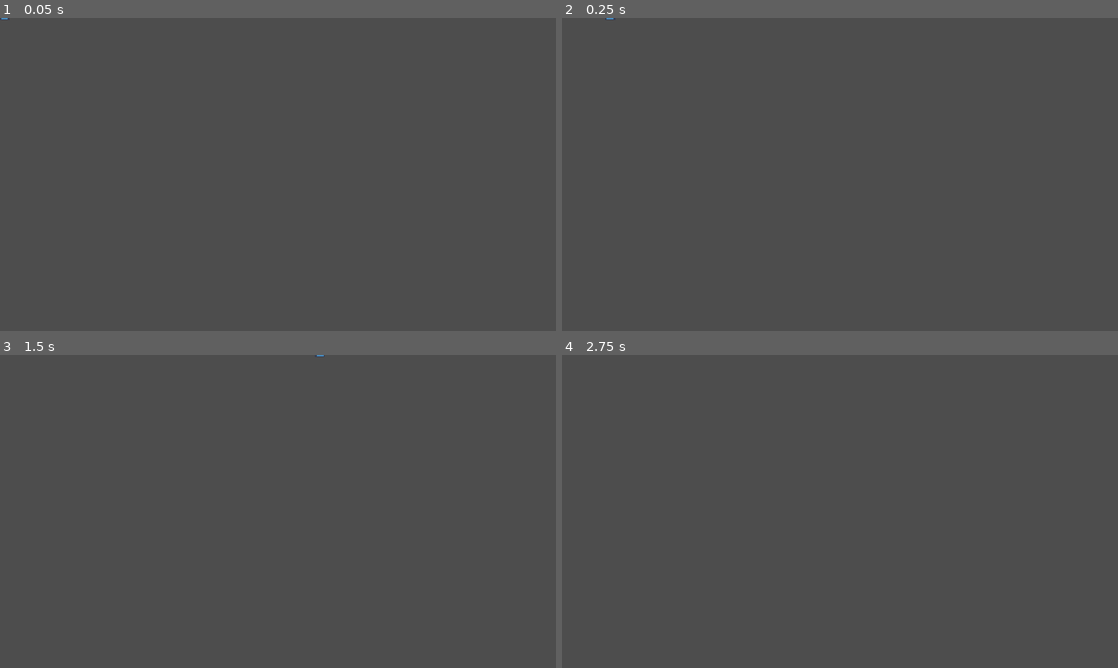
Above: before the commit, frames 1-4 (two rows, left to right).
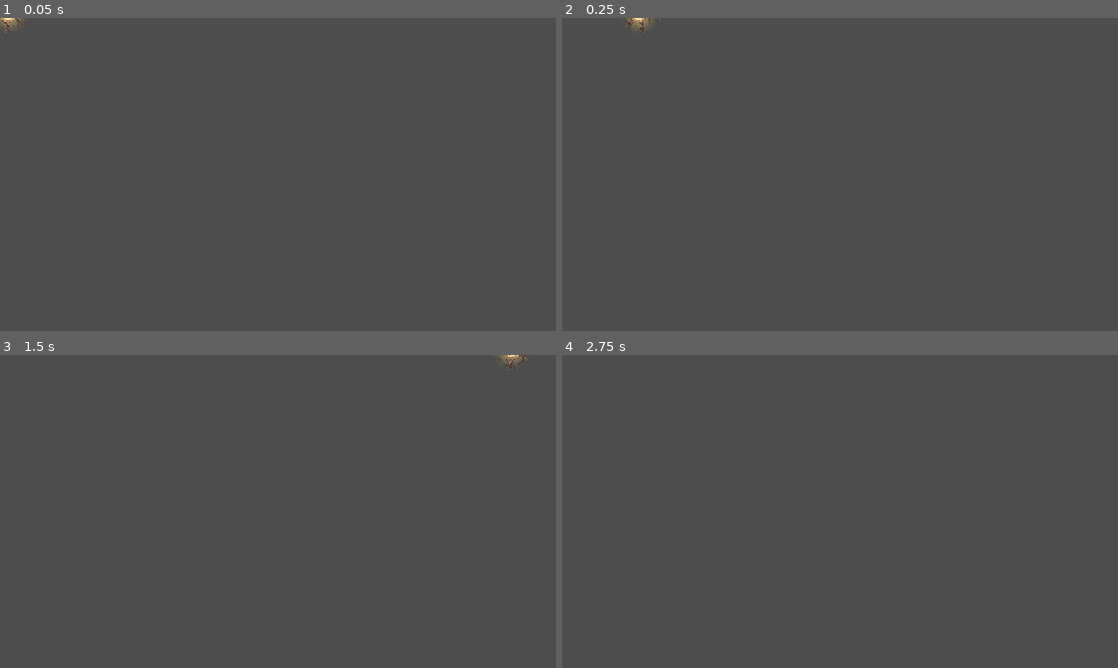
Above: after the commit, the same moments.

Repository: ChromalescenceLabs/Dear-Ana-Mosyne
Game: Godot game, scene res://Scenes/bullet.tscn
The game is run twice, just before and just after one commit, with the same random seed, the same clock (stepped at 60 frames per second) and the same inputs. The project has no main scene, so this scene is started directly. The engine's default icon, where the game draws it, is replaced by a stand-in: a white triangle on a blue panel in a dark square.
Inputs (mouse positions are in pixels of both pictures, inside the frame that each line leads up to):
- Up to frame 1 (0.05 s): no input
- Up to frame 2 (0.25 s): no input
- Up to frame 3 (1.5 s): tap Enter at 0.5 s; move the mouse to (400, 495) at 0.52 s; press the mouse at (400, 495) at 0.53 s; hold Right 0.53-1.28 s; move the mouse to (166, 527) at 1.27 s; release the mouse at (166, 527) at 1.28 s; hold Down from 1.28 s (still down); tap E (Shoot) at 1.35 s
- Up to frame 4 (2.75 s): tap Space at 2 s; move the mouse to (895, 442) at 2.02 s; release Down at 2.03 s; hold Right from 2.03 s (still down); tap Alt at 2.1 s

The runs differ from the first frame. In frame 1, 0.1% of the frame differs, in the area x 0-4%, y 0-5%; in frame 2, 0.1%, in the area x 8-18%, y 0-6%; in frame 3, 0.1%; in frame 4, nothing differs.

Commit message:
feat: update textures

Diff:
--- a/Scenes/bullet.tscn
+++ b/Scenes/bullet.tscn
@@ -1,18 +1,20 @@
 [gd_scene format=3 uid="uid://tgcfiha2l6xl"]
 
 [ext_resource type="Script" uid="uid://b8y8ve48shwes" path="res://Scripts/bullet.gd" id="1_oduel"]
-[ext_resource type="Texture2D" uid="uid://ba8hjq7woqo2e" path="res://icon.svg" id="1_xjght"]
+[ext_resource type="Texture2D" uid="uid://dnrvwi73o72eo" path="res://Assets/Bullets.png" id="2_oduel"]
 
 [sub_resource type="CircleShape2D" id="CircleShape2D_cuu35"]
-radius = 15.132746
+radius = 31.144823
 
 [node name="bullet" type="CharacterBody2D" unique_id=1613945016]
 script = ExtResource("1_oduel")
+speed = 800.0
 
 [node name="Texture" type="Sprite2D" parent="." unique_id=772993907]
+position = Vector2(5, 4)
 rotation = -1.5707964
-scale = Vector2(0.1875, 0.1875)
-texture = ExtResource("1_xjght")
+scale = Vector2(0.128, 0.128)
+texture = ExtResource("2_oduel")
 
 [node name="CollisionShape2D" type="CollisionShape2D" parent="." unique_id=1916659004]
 shape = SubResource("CircleShape2D_cuu35")
--- a/Scenes/cannon.tscn
+++ b/Scenes/cannon.tscn
@@ -9,11 +9,12 @@
 
 [node name="Texture" type="Sprite2D" parent="." unique_id=596690875]
 rotation = 1.5707964
-scale = Vector2(1, 0.97)
+scale = Vector2(0.2, 0.195)
 texture = ExtResource("1_qayxd")
 
 [node name="CannonRaycast" parent="Texture" unique_id=1416354037 instance=ExtResource("2_qlvt6")]
 rotation = -1.5707964
+scale = Vector2(4.74, 4.74)
 collide_with_areas = true
 color = Color(1, 1, 1, 1)
 
--- a/Scenes/memory_collection_scene.tscn
+++ b/Scenes/memory_collection_scene.tscn
@@ -1,23 +1,11 @@
 [gd_scene format=3 uid="uid://do2byq3wg0a3x"]
 
 [ext_resource type="PackedScene" uid="uid://bv4mpfhwatygv" path="res://Scenes/cannon.tscn" id="1_gxdbn"]
+[ext_resource type="Texture2D" uid="uid://cb7fehrp4pkkx" path="res://Assets/BG.png" id="1_i501o"]
 [ext_resource type="Texture2D" uid="uid://bfqvisf28sgrr" path="res://Assets/progress-bar-frame.png" id="2_8x4jn"]
 [ext_resource type="Texture2D" uid="uid://cpiu8tgtnfsbq" path="res://Assets/progress-bar-circle.png" id="3_bva5q"]
 [ext_resource type="Script" uid="uid://7shhtcctloi7" path="res://Scripts/cannoncooldown_progress_bar.gd" id="4_bva5q"]
-
-[sub_resource type="Gradient" id="Gradient_xk8ji"]
-offsets = PackedFloat32Array(0)
-colors = PackedColorArray(0.7766483, 0.5289505, 0.7977031, 1)
-
-[sub_resource type="GradientTexture2D" id="GradientTexture2D_cuu35"]
-gradient = SubResource("Gradient_xk8ji")
-
-[sub_resource type="Gradient" id="Gradient_gxdbn"]
-offsets = PackedFloat32Array(0)
-colors = PackedColorArray(0.27129278, 0.70733774, 0.82789123, 1)
-
-[sub_resource type="GradientTexture2D" id="GradientTexture2D_raa7b"]
-gradient = SubResource("Gradient_gxdbn")
+[ext_resource type="Texture2D" uid="uid://b5dcyg1elc3m5" path="res://Assets/Border.png" id="6_4rd3t"]
 
 [sub_resource type="Animation" id="Animation_8x4jn"]
 length = 0.001
@@ -56,26 +44,17 @@
 }
 
 [sub_resource type="RectangleShape2D" id="RectangleShape2D_cuu35"]
-size = Vector2(31, 741)
+size = Vector2(37, 741)
 
 [sub_resource type="RectangleShape2D" id="RectangleShape2D_raa7b"]
-size = Vector2(667, 20)
+size = Vector2(667, 55)
 
 [node name="MemoryCollectionScene" type="Node2D" unique_id=1048546398]
 
-[node name="CannonZoneBG" type="TextureRect" parent="." unique_id=1738843378]
-offset_left = -21.0
-offset_top = -20.0
-offset_right = 663.0
-offset_bottom = 736.0
-texture = SubResource("GradientTexture2D_cuu35")
-
-[node name="MemoryZoneBG" type="TextureRect" parent="." unique_id=694197796]
-offset_left = 660.0
-offset_top = -20.0
-offset_right = 1303.0
-offset_bottom = 736.0
-texture = SubResource("GradientTexture2D_raa7b")
+[node name="TextureRect" type="TextureRect" parent="." unique_id=1421903101]
+offset_right = 1280.0
+offset_bottom = 720.0
+texture = ExtResource("1_i501o")
 
 [node name="Cannon" parent="." unique_id=768458813 instance=ExtResource("1_gxdbn")]
 position = Vector2(328, 370)
@@ -103,19 +82,23 @@
 gravity_scale = 0.0
 
 [node name="CollisionShape2D" type="CollisionShape2D" parent="Boundaries/RigidBody2D" unique_id=1861125659]
-position = Vector2(5.5, 360.5)
+position = Vector2(8.5, 360.5)
 shape = SubResource("RectangleShape2D_cuu35")
 
 [node name="RigidBody2D2" type="RigidBody2D" parent="Boundaries" unique_id=2137637533]
 gravity_scale = 0.0
 
 [node name="CollisionShape2D" type="CollisionShape2D" parent="Boundaries/RigidBody2D2" unique_id=1884180722]
-position = Vector2(323.5, 0)
+position = Vector2(323.5, 7)
 shape = SubResource("RectangleShape2D_raa7b")
 
 [node name="RigidBody2D3" type="RigidBody2D" parent="Boundaries" unique_id=1087334725]
 gravity_scale = 0.0
 
 [node name="CollisionShape2D" type="CollisionShape2D" parent="Boundaries/RigidBody2D3" unique_id=1794083878]
-position = Vector2(323.5, 719)
+position = Vector2(323.5, 716.5)
 shape = SubResource("RectangleShape2D_raa7b")
+
+[node name="Sprite2D" type="Sprite2D" parent="Boundaries" unique_id=266237422]
+texture = ExtResource("6_4rd3t")
+centered = false
--- a/Scripts/bullet.gd
+++ b/Scripts/bullet.gd
@@ -12,6 +12,9 @@
 func _ready() -> void:
 	velocity = Vector2(-200, -200).normalized() * speed
 
+func _process(delta: float) -> void:
+	rotation += delta * 3.5
+
 func _physics_process(delta: float) -> void:
 	var direction = Vector2.RIGHT.rotated(rotation_num)
 	var collision = move_and_collide(velocity * delta)
@@ -19,6 +22,7 @@
 		velocity = direction * speed
 	if collision:
 		collided = true
+		collisions += 1
 		velocity = velocity.bounce(collision.get_normal())
 
 
Binary file added: Assets/BG.png
Not shown, added: Assets/BG.png.import
Binary file added: Assets/Border.png
Not shown, added: Assets/Border.png.import
Binary file added: Assets/Bullets.png
Not shown, added: Assets/Bullets.png.import
Binary file changed: Assets/Cannon.png
